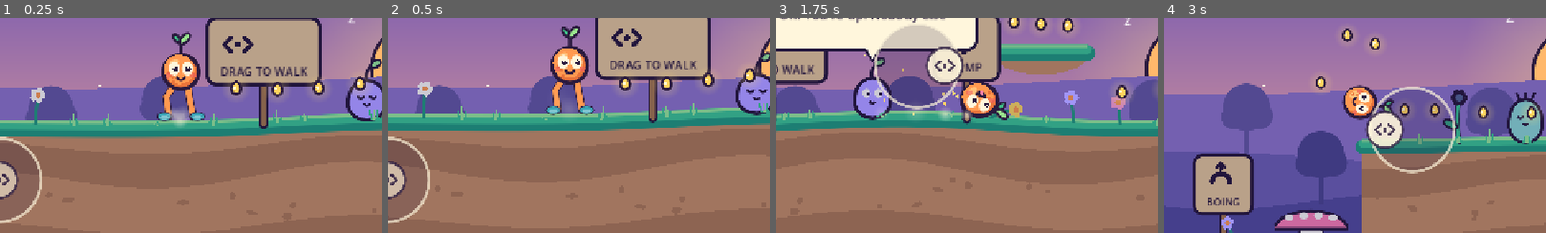
Above: before the commit, frames 1-4 (left to right).
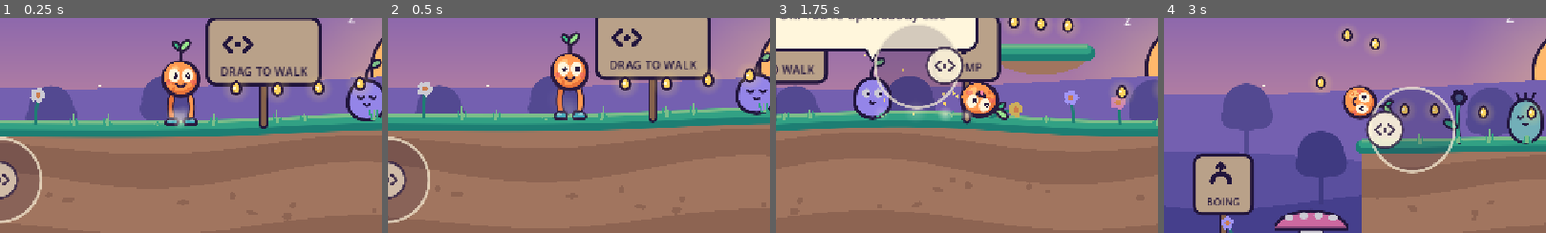
Above: after the commit, the same moments.

Repository: CigThePig/Wobble-World
Game: Godot game, scene res://game/main.tscn
Same seed, same stepped clock (60 frames per second), same inputs: the game is played once before the commit and once after it.
Inputs (mouse positions are % of the whole screen's width and height, from its top left):
- Up to frame 1 (0.25 s): no input
- Up to frame 2 (0.5 s): no input
- Up to frame 3 (1.75 s): tap Enter at 0.5 s; move the mouse to (72, 45) at 0.52 s; hold D 0.53-1.25 s; tap R at 0.6 s; click (72, 45) at 0.67 s; tap Space at 0.77 s; drag from (30, 55) to (45, 70) at 1.27 s
- Up to frame 4 (3 s): move the mouse to (60, 28) at 2.02 s; hold D 2.03-2.75 s; tap E at 2.1 s; drag from (45, 70) to (20, 35) at 2.77 s
The pictures show only the part of the screen within x 12-62%, y 44-94%; the shares and areas given below are measured in that part.

The runs differ from the first frame. In frame 1, 2.7% of the frame differs, in the area x 41-54%, y 6-51%; in frame 2, 2.7%; in frame 3, less than 0.1%; in frame 4, nothing differs.

Commit message:
Redraw and re-animate Bloop's legs
Smooth constant-length legs whose knees bend instead of kinked polylines;
a walk cycle driven by distance covered so planted feet don't slide or cross;
air poses (stretch, tuck, brace) kept relative to the body so nothing lags;
knees dip on landing; wind-up kick; flat-soled boots that point the way
Bloop is heading. Presentation only: collision and movement are untouched.

Adds a close-up film-strip mode to dev_shots for checking animation.

Co-Authored-By: Claude Fable 5.2 <noreply@anthropic.com>
Claude-Session: https://claude.ai/code/session_011Mxa9rsUhQKqyyZZmDczU6

Diff:
--- a/game/bloop.gd
+++ b/game/bloop.gd
@@ -9,11 +9,12 @@
 const VR := 25.5
 const N := 28
 const KICK_TIME := 0.32
-# Presentation only: the bean rises on long legs; the circular physics collider stays put.
-const LEG_BODY_LIFT := 49.0
-const LEG_HIP_DROP := 19.0
-const LEG_KICK_REACH := 56.0
-const LEG_MAX_REACH := 72.0
+# Presentation only: the body rides above the collision circle on two legs.
+const LEG_LIFT := 40.0      # how far the body rises above the collision centre
+const LEG_LENGTH := 49.0    # hip to ankle; a shorter reach bends the leg instead of shrinking it
+const LEG_HIP := Vector2(9.5, 17.0)
+const ANKLE := 4.0          # ankle height above the ground
+const STRIDE := 42.0
 
 var tuning = preload("res://game/tuning.tres").duplicate()
 var controls: Node
@@ -50,7 +51,10 @@
 var squash_axis := Vector2.UP
 var jig := PackedFloat32Array()
 var jig_v := PackedFloat32Array()
-var feet := [{"pos": Vector2.ZERO, "from": Vector2.ZERO, "to": Vector2.ZERO, "t": 1.0}, {"pos": Vector2.ZERO, "from": Vector2.ZERO, "to": Vector2.ZERO, "t": 1.0}]
+var feet := [Vector2(-11.5, R - ANKLE), Vector2(11.5, R - ANKLE)]  # ankles, relative to the collision centre
+var gait := 0.0        # 0 standing, 1 walking at full speed
+var step_phase := 0.0  # walk cycle, advanced by distance covered so planted feet don't slide
+var dip := 0.0
 var tip := Vector2(0, -60)
 var tip_v := Vector2.ZERO
 var blink := 0.0
@@ -91,13 +95,10 @@
 	legs = 1.0
 	face_angle = 0.0
 	spin = 0.0
-	for i in 2:
-		var f: Dictionary = feet[i]
-		var side := -1.0 if i == 0 else 1.0
-		f.pos = at + Vector2(side * 11.0, R)
-		f.from = f.pos
-		f.to = f.pos
-		f.t = 1.0
+	feet = [Vector2(-11.5, R - ANKLE), Vector2(11.5, R - ANKLE)]
+	gait = 0.0
+	step_phase = 0.0
+	dip = 0.0
 	# Keep the sprout above the taller standing body after spawn/respawn.
 	tip = body_center() + Vector2(0, -VR - 16.0)
 	tip_v = Vector2.ZERO
@@ -385,37 +386,62 @@
 func animate_feet(dt: float) -> void:
 	var n := ground_normal if grounded else Vector2.UP
 	var t := Vector2(-n.y, n.x)
-	var contact := global_position - n * R
+	var along := velocity.dot(t)
+	var walking := grounded and not rolling
+	gait = move_toward(gait, clampf(absf(along) / 220.0, 0.0, 1.0) if walking else 0.0, dt * 6.0)
+	if walking:
+		step_phase = fposmod(step_phase + along * dt / (2.0 * STRIDE), 1.0)
+	# Knees give on a landing and spring back.
+	dip = lerpf(dip, clampf(squash, 0.0, 0.4) * 34.0 if walking else 0.0, 0.5)
+	var hip_y := body_center().y + LEG_HIP.y
 	for i in 2:
 		var side := -1.0 if i == 0 else 1.0
-		var f: Dictionary = feet[i]
-		var other: Dictionary = feet[1 - i]
-		if grounded and not rolling:
-			# Separate feet stay planted in world space while the bean walks over them.
-			# A wider stride and higher swing make the long legs readable in motion.
-			var home := contact + t * (side * 11.0 + clampf(velocity.x * 0.045, -13.0, 13.0))
-			var reach := t * clampf(velocity.x * 0.075, -23.0, 23.0)
-			if f.t >= 1.0:
-				var off: Vector2 = f.pos - home
-				if (absf(off.dot(t)) > 28.0 and other.t >= 0.55) or off.length() > 58.0:
-					f.from = f.pos
-					f.to = home + reach
-					f.t = 0.0
+		var target: Vector2
+		if walking:
+			# Half the cycle planted and carried back under the body, half swinging forward.
+			var p := fposmod(step_phase + i * 0.5, 1.0)
+			var reach: float
+			var lift := 0.0
+			if p < 0.5:
+				reach = 0.5 - p * 2.0
 			else:
-				f.t = minf(1.0, f.t + dt * (5.0 + absf(velocity.x) / 55.0))
-				var e: float = smoothstep(0.0, 1.0, f.t)
-				f.pos = f.from.lerp(f.to, e) + n * sin(PI * e) * 14.0
+				var u := smoothstep(0.0, 1.0, (p - 0.5) * 2.0)
+				reach = u - 0.5
+				lift = sin(PI * u) * 14.0
+			var x := lerpf(side * 11.5, reach * STRIDE + side * 4.0, gait)
+			target = -n * R + t * x + n * (ANKLE + lift * gait)
 		else:
-			# In the air they dangle slightly apart and trail the direction of travel.
-			var dangling := global_position + Vector2(side * 18.0 - clampf(velocity.x * 0.05, -14.0, 14.0), R - 3.0 - clampf(velocity.y * 0.016, -14.0, 8.0))
-			f.pos = f.pos.lerp(dangling, 0.32)
-			f.t = 1.0
+			# Airborne: stretched on the way up, tucked over the top, spread to brace on the way down.
+			var rise := clampf(-velocity.y / 450.0, 0.0, 1.0)
+			var drop := clampf(velocity.y / 600.0, 0.0, 1.0)
+			var length := LEG_LENGTH * (0.74 + 0.26 * rise + 0.14 * drop)
+			var spread := side * (6.0 + 6.0 * drop) - clampf(velocity.x * 0.035, -11.0, 11.0) + side * sin(clock * 9.0 + i * 2.0) * 1.5
+			target = Vector2(side * LEG_HIP.x + spread, hip_y + sqrt(maxf(1.0, length * length - spread * spread)))
+		feet[i] = feet[i].lerp(target, 0.55 if walking else 0.3)
 
 func body_center() -> Vector2:
-	var bob := 0.0
-	if grounded and not rolling:
-		bob = sin(clock * 16.0) * minf(absf(velocity.x) / 120.0, 2.2)
-	return Vector2(0, -LEG_BODY_LIFT * legs + bob * legs)
+	# Rises a touch as each foot swings through, and sinks when the knees take a landing.
+	var bob := -cos(step_phase * 2.0 * TAU) * 1.8 * gait + sin(clock * 2.4) * 0.8 * (1.0 - gait)
+	return Vector2(0, (-LEG_LIFT + bob + dip) * legs)
+
+func draw_leg(hip: Vector2, ankle: Vector2, bend: float, fill: Color, toe: Vector2, up: Vector2, limit := 1.06) -> void:
+	# A soft two-bone leg: the further the ankle is from full reach, the deeper the knee bends.
+	var length := LEG_LENGTH * legs
+	var v := (ankle - hip).limit_length(length * limit)
+	var d := maxf(v.length(), 0.001)
+	var foot := hip + v
+	var knee := sqrt(maxf(0.0, length * length - d * d)) * 0.5
+	var side := Vector2(v.y, -v.x) / d
+	var shape := Art.curve(hip, hip + v * 0.5 + side * knee * bend * 1.7, foot, 8)
+	Art.line(self, shape, Art.INK, 9.0 * legs)
+	Art.line(self, shape, fill, 4.8 * legs)
+	# Boot: flat sole, rounded toe.
+	var k := legs
+	var boot := PackedVector2Array()
+	for q in [Vector2(-6.5, 4.5), Vector2(-7.0, -1.5), Vector2(-4.5, -5.0), Vector2(1.5, -5.0), Vector2(6.0, -3.5), Vector2(10.5, 0.0), Vector2(11.0, 3.0), Vector2(9.5, 4.5)]:
+		boot.append(foot + (toe * q.x - up * q.y) * k)
+	Art.blob(self, boot, Art.TEAL, Art.INK, 3.2 * k)
+	Art.ellipse(self, foot + (toe * 4.5 + up * 1.2) * k, Vector2(3.4, 1.7) * k, Art.TEAL.lightened(0.4), toe.angle(), 8)
 
 func outline_points(c: Vector2) -> PackedVector2Array:
 	var pts := PackedVector2Array()
@@ -449,38 +475,39 @@
 		var leaf_dir := dir.rotated(side * 0.75)
 		var leaf := Art.ellipse_points(tip + leaf_dir * 8.0, Vector2(10.0, 5.0) * (1.0 if side > 0 else 0.8), leaf_dir.angle(), 12)
 		Art.blob(self, leaf, Art.GRASS_LIGHT if side > 0 else Art.GRASS, ink, 2.6)
-	# Long jointed jelly legs ending in little teal boots (the same teal as the
-	# snoozles' nightcaps). All geometry is cosmetic.
+	# Legs, behind the body: the far one first and a shade darker.
 	if legs > 0.03:
 		var n := ground_normal if grounded else Vector2.UP
 		var tangent := Vector2(-n.y, n.x)
-		var contact := global_position - n * R
-		for i in 2:
-			var side := -1.0 if i == 0 else 1.0
-			var hip := c + Vector2(side * 10.0, LEG_HIP_DROP)
-			var foot: Vector2 = feet[i].pos - global_position
-			var kicking := kick_t > 0 and side == facing
-			if kicking:
+		for pass_i in 2:
+			var side := -facing if pass_i == 0 else facing
+			var i := 0 if side < 0 else 1
+			var hip := c + Vector2(side * LEG_HIP.x, LEG_HIP.y) * legs
+			var ankle: Vector2 = hip.lerp(feet[i], legs)
+			# Standing, the knees bow gently outward; walking, they bend the way Bloop is heading.
+			var bend := lerpf(side * 0.6, facing, maxf(gait, 0.0 if grounded else 1.0))
+			var toe := tangent * (facing if gait > 0.12 or not grounded else side)
+			var foot_up := n
+			var limit := 1.06
+			if kick_t > 0 and side == facing:
+				# Wind back, snap through, hold, and settle.
 				var p := 1.0 - kick_t / KICK_TIME
-				var swing := lerpf(-0.7, 1.75, smoothstep(0.0, 0.4, p)) if p < 0.55 else lerpf(1.75, 0.0, smoothstep(0.55, 1.0, p))
-				foot = hip + Vector2(sin(swing) * facing, cos(swing)) * LEG_KICK_REACH
-			foot = hip.lerp(foot, legs)
-			# Feet trail in world space; cap the stretch so fast launches don't turn legs into string.
-			foot = hip + (foot - hip).limit_length(LEG_MAX_REACH)
-			var lift := maxf(0.0, (feet[i].pos - contact).dot(n)) if grounded else 5.0
-			var knee := hip.lerp(foot, 0.48) + Vector2(side * 3.0 - clampf(velocity.x * 0.02, -6.0, 6.0) - (facing * lift * 0.4), -3.0 - lift * 0.18)
-			if kicking:
-				knee += Vector2(-facing * 8.0, -7.0)
-			var shape := PackedVector2Array([hip, knee, foot])
-			Art.line(self, shape, ink, 10.0 * legs)
-			Art.line(self, shape, Art.ORANGE, 7.5 * legs)
-			var toe_direction := facing if absf(velocity.x) > 24.0 or kicking else side
-			var sole := foot + tangent * toe_direction * (9.0 if kicking else 6.5) + n * 0.5
-			var angle := tangent.angle() if not kicking else (foot - hip).angle() - PI * 0.5
-			var foot_size := Vector2(12.0 if kicking else 11.0, 6.0) * legs
-			Art.ellipse(self, sole, foot_size, ink, angle, 12)
-			Art.ellipse(self, sole, foot_size - Vector2(1.7, 1.4) * legs, Art.TEAL, angle, 12)
-			Art.ellipse(self, sole - n * 1.4 * legs, foot_size - Vector2(5.0, 3.6) * legs, Art.TEAL.lightened(0.35), angle, 8)
+				var swing: float
+				if p < 0.18:
+					swing = lerpf(0.0, -0.75, smoothstep(0.0, 0.18, p))
+				elif p < 0.42:
+					swing = lerpf(-0.75, 1.5, smoothstep(0.18, 0.42, p))
+				else:
+					swing = lerpf(1.5, 0.0, smoothstep(0.6, 1.0, p))
+				var out := Vector2(sin(swing) * facing, cos(swing))
+				var kick := hip + out * LEG_LENGTH * (1.0 + 0.16 * smoothstep(0.3, 1.5, swing))
+				var blend := smoothstep(0.0, 0.08, p) * (1.0 - smoothstep(0.85, 1.0, p))
+				ankle = ankle.lerp(kick, blend)
+				toe = toe.lerp(Vector2(out.y, -out.x) * facing, blend).normalized()
+				foot_up = Vector2(toe.y, -toe.x) * facing
+				bend = facing * (1.0 - blend * 0.7)
+				limit = 1.2
+			draw_leg(hip, ankle, bend, Art.ORANGE_DARK if pass_i == 0 else Art.ORANGE, toe, foot_up, limit)
 	# Jelly body.
 	var pts := outline_points(c)
 	var mid := Vector2.ZERO
--- a/game/dev_shots.gd
+++ b/game/dev_shots.gd
@@ -1,6 +1,7 @@
 extends Node
 # Developer aid: --shots=x:y:flags;x:y... teleports Bloop and saves real renderer frames.
-# Flags: r roll, d ring the bell and wait for the results card, b seed fake records, p pause.
+# Flags: r roll, d ring the bell and wait for the results card, b seed fake records, p pause,
+# f close-up film strip (with w/a walk, j jump, k kick, t tuck).
 var world: Node
 var spec := ""
 func _ready() -> void:
@@ -21,7 +22,37 @@
 			world.save.set_value("best", "time", 12.0)
 		if parts.size() > 2 and parts[2].contains("d"):
 			world.ring_bell()
-		var ticks := 470 if parts.size() > 2 and parts[2].contains("d") else 50
+		var flags := parts[2] if parts.size() > 2 else ""
+		if flags.contains("f"):
+			# Film strip: settle, then act (w walk right, a walk left, j jump, k kick, t tuck)
+			# while saving a frame every third tick, for checking animation up close.
+			for i in 40:
+				await get_tree().physics_frame
+			var c: Control = world.controls
+			if flags.contains("w") or flags.contains("a"):
+				c.move_id = 99
+				c.owners[99] = "move"
+				c.analog = -1.0 if flags.contains("a") else 1.0
+			for i in 20:
+				if i == 3 and flags.contains("j"):
+					c.jump_pending = true
+					c.jump_held = true
+				if i == 3 and flags.contains("k"):
+					c.action_pending = true
+				if i == 3 and flags.contains("t"):
+					c.roll_pending = true
+				for k in 3:
+					await get_tree().physics_frame
+				await RenderingServer.frame_post_draw
+				var view := get_viewport().get_texture().get_image()
+				var at: Vector2 = world.bloop.get_global_transform_with_canvas().origin * (Vector2(view.get_size()) / world.get_viewport_rect().size)
+				var half := int(view.get_width() * 0.085)
+				var box := Rect2i(int(at.x) - half, int(at.y) - half - half / 3, half * 2, half * 2).intersection(Rect2i(Vector2i.ZERO, view.get_size()))
+				view.get_region(box).save_png("build/shots/%02d-%02d.png" % [index, i])
+			c.cancel()
+			index += 1
+			continue
+		var ticks := 470 if flags.contains("d") else 50
 		for i in ticks:
 			await get_tree().physics_frame
 		if parts.size() > 2 and parts[2].contains("p"):
Not shown, changed: docs/DEVELOPMENT.md
Not shown, changed: docs/STATUS.md
